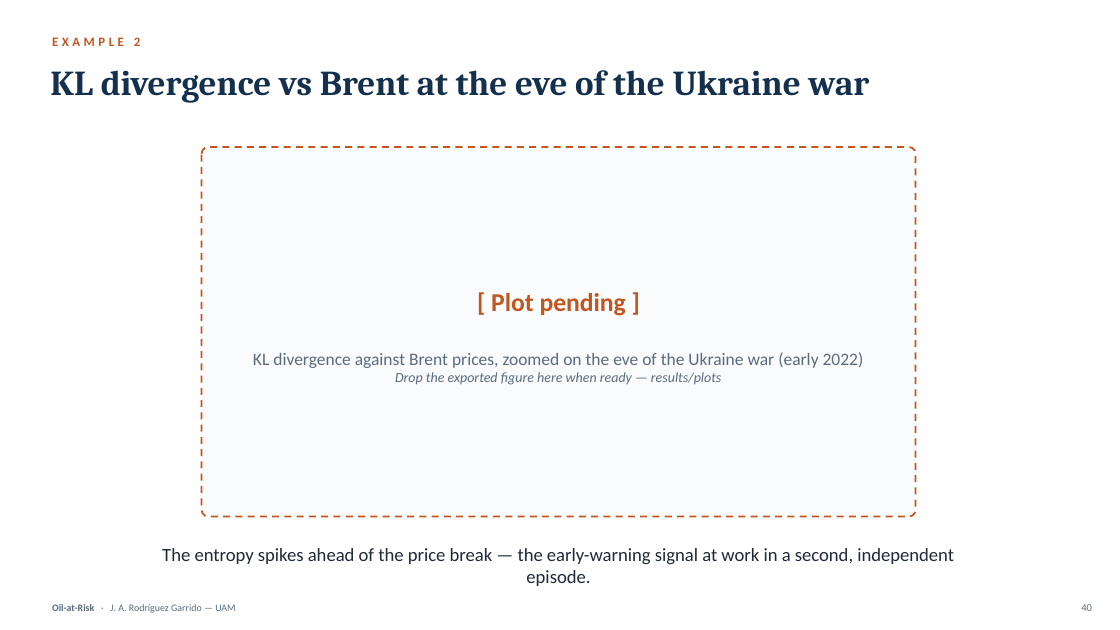
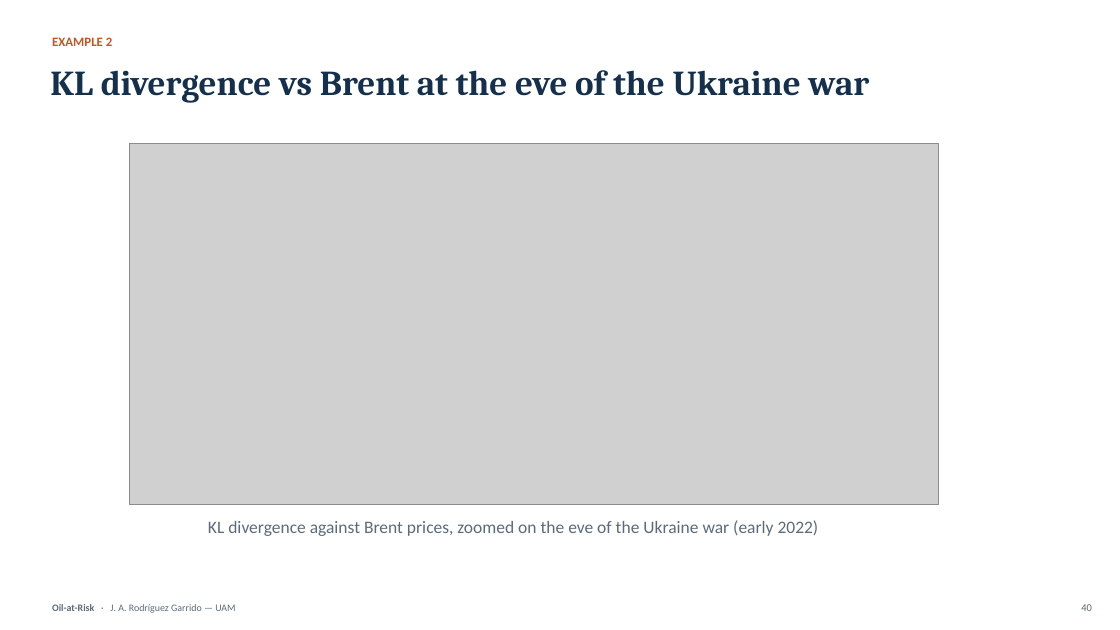
Before and after one commit to Alejandro-bot-one/Oil-at-Risk, a slide deck: slide 39 of deliverable/presentation/Oil-at-Risk_Defense.pptx (slide 40 before the commit). Drawn at 1120x630 pixels with LibreOffice and Linux fonts; fonts in the diff are those of the drawing; grey boxes stand for pictures. Boxes give left, top, right and bottom in pixels: in the first picture for what was removed or moved away, otherwise in the second. Text is boxed around its words. In the diff, an @@ line names an element or a change of style, - is before the commit and + after.

```diff
--- a/deliverable/presentation/Oil-at-Risk_Defense.pptx
+++ b/deliverable/presentation/Oil-at-Risk_Defense.pptx
@@ text "EXAMPLE 2" at bbox=[52, 37, 112, 46]: letter spacing 3 to 0 pt @@
@@ picture added at bbox=[130, 144, 939, 504] @@
@@ rounded rectangle removed at bbox=[202, 147, 916, 517] @@
@@ text at bbox=[491, 293, 626, 316]: paragraph removed @@
-[ Plot pending ]
@@ text at bbox=[395, 372, 721, 385]: paragraph removed @@
-Drop the exported figure here when ready — results/plots
@@ text "KL divergence against Brent prices, ...": place and size @@
-text "KL divergence against Brent prices, ..." at bbox=[253, 293, 864, 385]
+text "KL divergence against Brent prices, ..." at bbox=[208, 520, 819, 536]
@@ text removed at bbox=[162, 548, 954, 586] @@
-The entropy spikes ahead of the price break — the early-warning signal at work in a second, independent episode.
```
Also in this commit, not shown: 63 other slides changed, 5 slides added, 1 slide removed, 10 other files.
